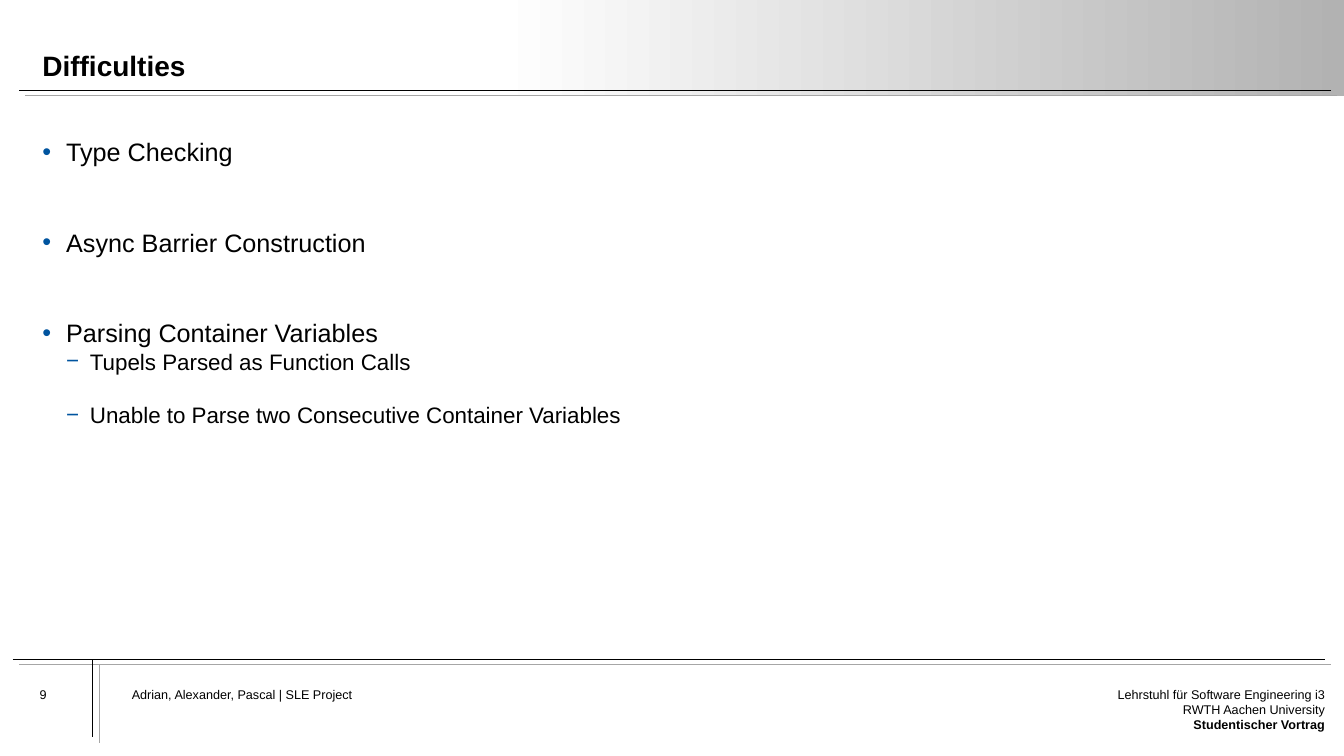
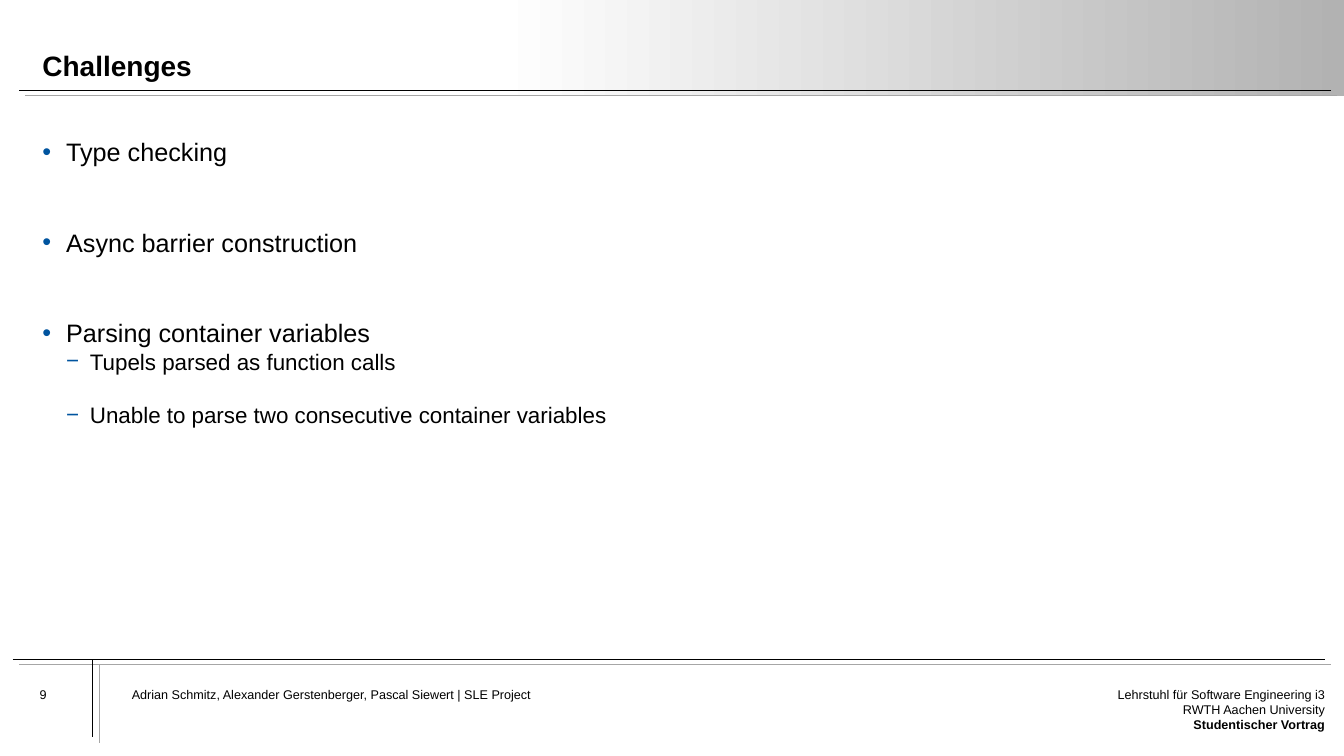
Before and after one commit to Atrisan/PureFun, a slide deck: slide 9 of Presentation/PureFun-Presentation.pptx. Drawn at 1344x756 pixels with LibreOffice and Linux fonts; fonts in the diff are those of the drawing. Boxes give left, top, right and bottom in pixels: in the first picture for what was removed or moved away, otherwise in the second. Text is boxed around its words. In the diff, an @@ line names an element or a change of style, - is before the commit and + after.

```diff
--- a/Presentation/PureFun-Presentation.pptx
+++ b/Presentation/PureFun-Presentation.pptx
@@ title at <box>42,55,191,81</box>: text changed @@
-Difficulties
+Challenges
@@ text at <box>66,142,606,428</box>: text changed @@
-• Type Checking
-• Async Barrier Construction
-• Parsing Container Variables
-  − Tupels Parsed as Function Calls
-  − Unable to Parse two Consecutive Container Variables
+• Type checking
+• Async barrier construction
+• Parsing container variables
+  − Tupels parsed as function calls
+  − Unable to parse two consecutive container variables
@@ text at <box>132,690,531,702</box>: text changed @@
-Adrian, Alexander, Pascal | SLE Project
+Adrian Schmitz, Alexander Gerstenberger, Pascal Siewert | SLE Project
```
Also in this commit, not shown: 8 other slides changed, 2 other files.
